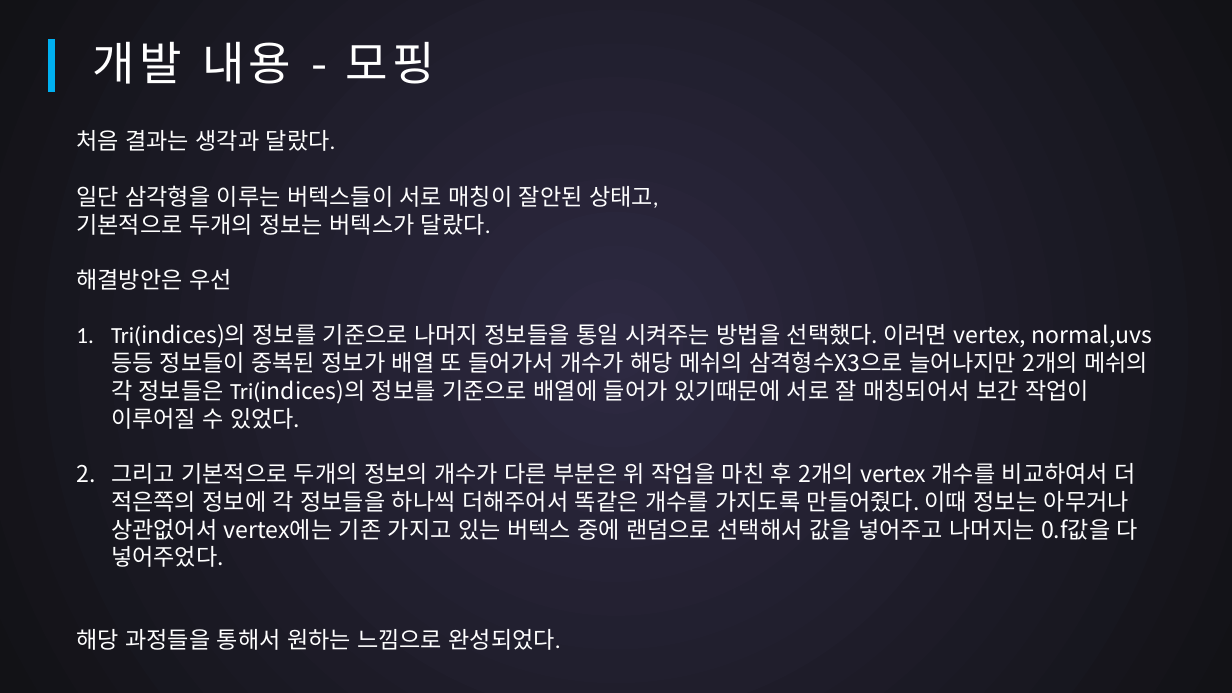
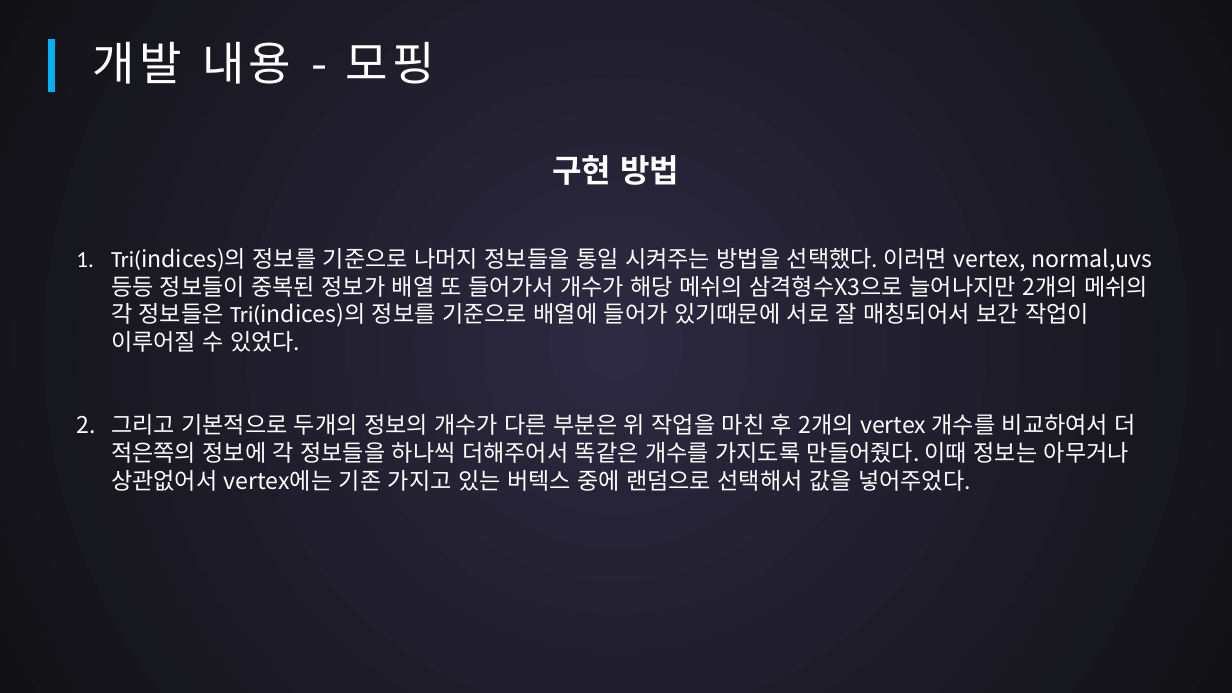
Before and after one commit to SuperTaeJun/GraduationWork, a slide deck: slide 9 of 작업일지 && 졸작자료/중간평가.pptx. Drawn at 1232x693 pixels with LibreOffice and Linux fonts; fonts in the diff are those of the drawing. Boxes give left, top, right and bottom in pixels: in the first picture for what was removed or moved away, otherwise in the second. Text is boxed around its words. In the diff, an @@ line names an element or a change of style, - is before the commit and + after.

```diff
--- a/작업일지 && 졸작자료/중간평가.pptx
+++ b/작업일지 && 졸작자료/중간평가.pptx
@@ text "구현 방법": place and size @@
-text "구현 방법" at (76, 130, 1152, 650)
+text "구현 방법" at (111, 155, 1152, 491)
@@ text at (553, 155, 679, 185): text changed; size 18 to 25 pt; bold on @@
-처음 결과는 생각과 달랐다.
-일단 삼각형을 이루는 버텍스들이 서로 매칭이 잘안된 상태고,
-기본적으로 두개의 정보는 버텍스가 달랐다.
-해결방안은 우선
+구현 방법
@@ text at (111, 413, 1136, 491): text changed @@
-2. 그리고 기본적으로 두개의 정보의 개수가 다른 부분은 위 작업을 마친 후 2개의 vertex 개수를 비교하여서 더 적은쪽의 정보에 각 정보들을 하나씩 더해주어서 똑같은 개수를 가지도록 만들어줬다. 이때 정보는 아무거나 상관없어서 vertex에는 기존 가지고 있는 버텍스 중에 랜덤으로 선택해서 값을 넣어주고 나머지는 0.f값을 다 넣어주었다.
-해당 과정들을 통해서 원하는 느낌으로 완성되었다.
+2. 그리고 기본적으로 두개의 정보의 개수가 다른 부분은 위 작업을 마친 후 2개의 vertex 개수를 비교하여서 더 적은쪽의 정보에 각 정보들을 하나씩 더해주어서 똑같은 개수를 가지도록 만들어줬다. 이때 정보는 아무거나 상관없어서 vertex에는 기존 가지고 있는 버텍스 중에 랜덤으로 선택해서 값을 넣어주었다.
```
Also in this commit, not shown: 2 other slides changed, 3 other files.
